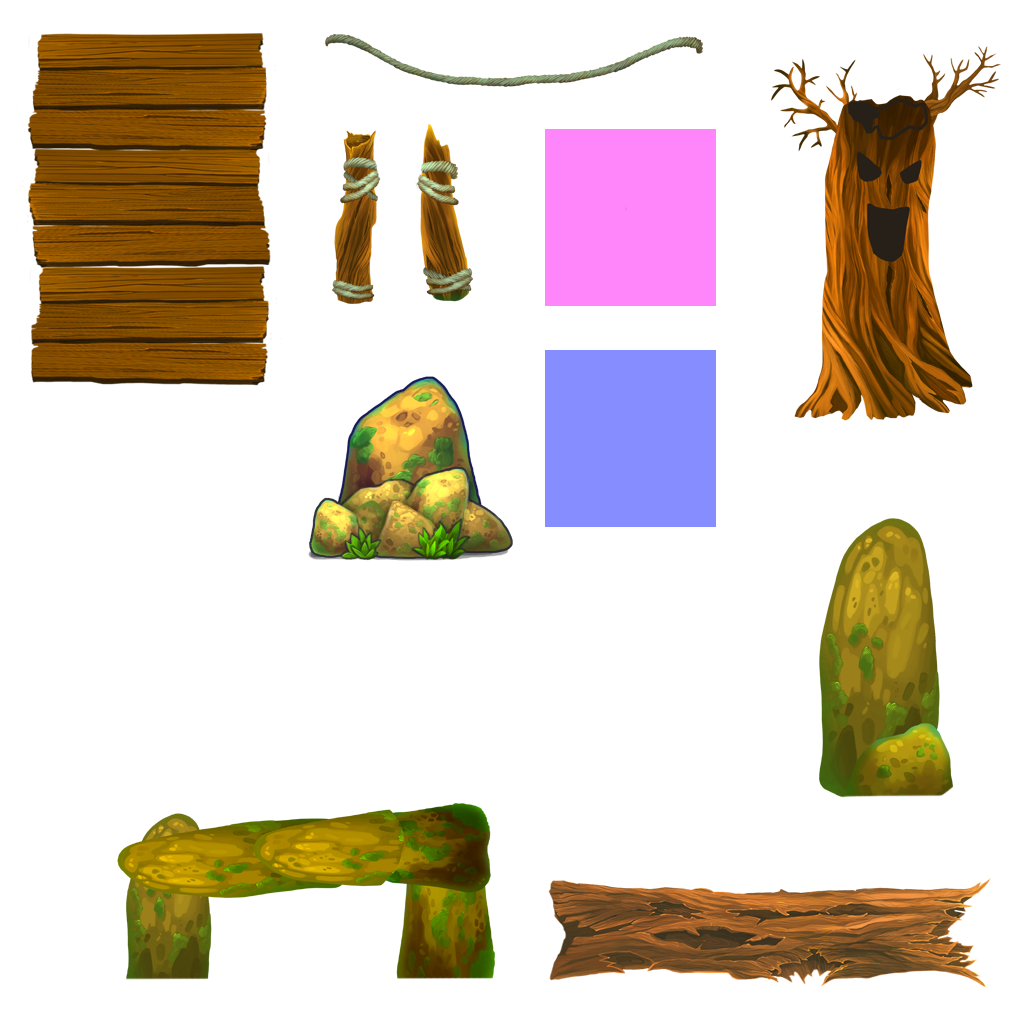
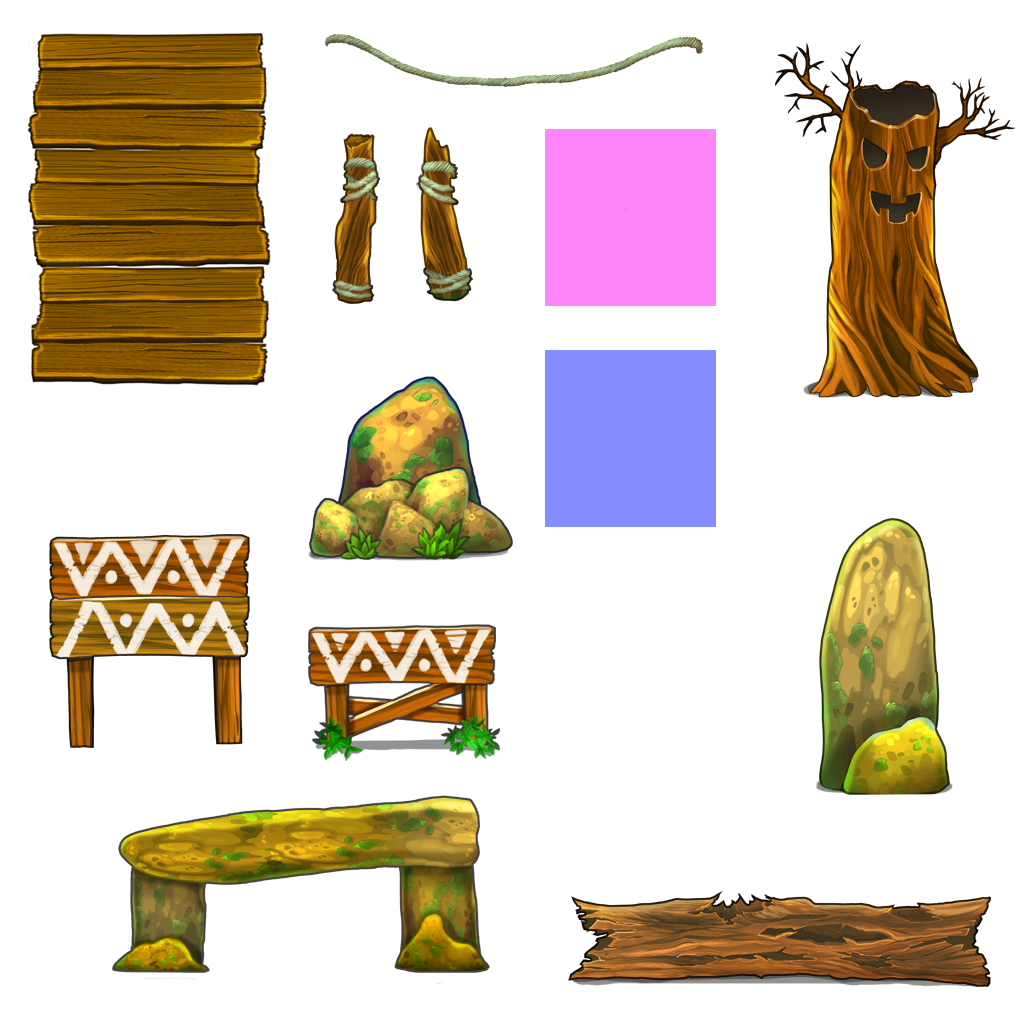
Layers edited between the first and the second 1024x1024 image:
added layer "Layer 34" (multiply) above "Group 4" over (49, 534, 250, 748)
added layer "Group 4" above "Group 1" over (49, 534, 250, 748)
added layer "Group 1" (1st of 2) above "Layer 33" over (308, 624, 500, 761)
renamed "Layer 10" to "Layer 33", painted on it over (771, 41, 1015, 421)
added layer "Group 9" above "Layer 30" over (112, 795, 490, 987)
renamed "Layer 30 copy" to "Layer 30", moved it above "Layer 24", painted on it over (815, 518, 954, 798)
removed layer "Layer 23" over (548, 878, 991, 988)
painted on "Layer 24" over (117, 803, 992, 987)
added layer "Layer 26" (52%) above "Layer 25" over (572, 970, 943, 984)
added layer "Layer 25" (55%) above "Layer 9" over (570, 970, 984, 987)
added layer "Layer 31" (overlay) above "Layer 2" over (336, 129, 465, 285)
painted on "Layer 2" over (332, 124, 473, 304)
painted on "Layer 1" over (325, 34, 703, 87)
painted on "Layer 3 copy" over (27, 33, 271, 385)
